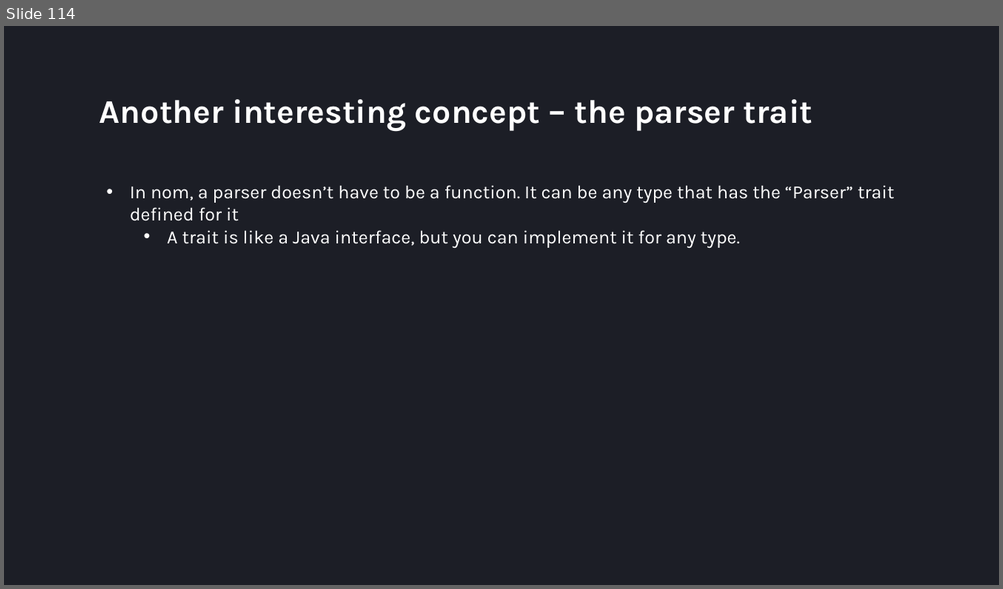
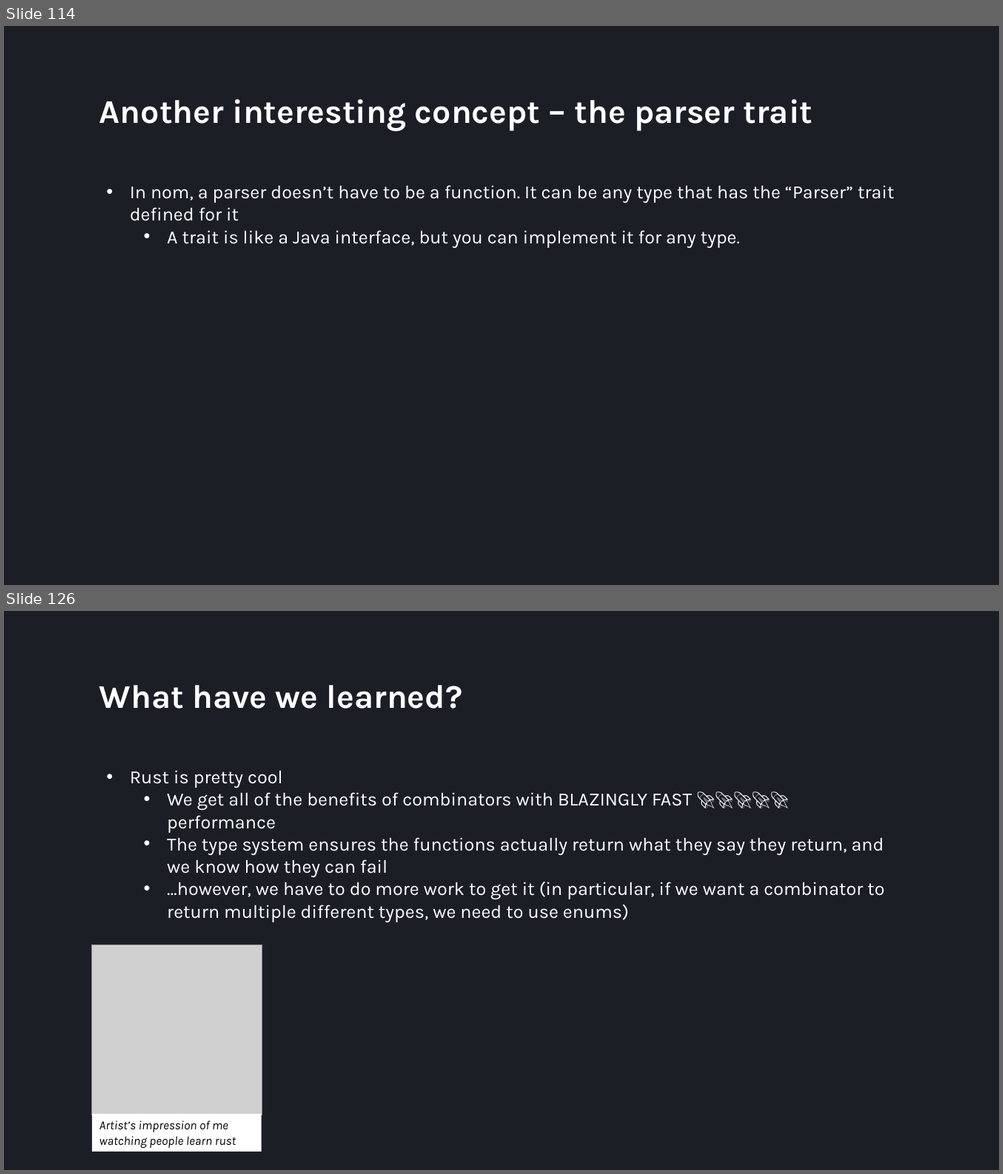
Before and after one commit to villuna/parsers-talk, a slide deck: presentation/presentation.pptx. Shown one above the other, each under a label of ours: slide 114 before the commit, slides 114 and 126 after it; the slides between them are not shown. The pictures are 1003x589 and 1003x1174 pixels, drawn with LibreOffice and Linux fonts; fonts in the diff are those of the drawing; grey boxes stand for pictures. Boxes give left, top, right and bottom in pixels: in the first picture for what was removed or moved away, otherwise in the second. Text is boxed around its words. In the diff, an @@ line names an element or a change of style, - is before the commit and + after.

```diff
--- a/presentation/presentation.pptx
+++ b/presentation/presentation.pptx
@@ slide 126 added at [4, 611, 999, 1170], background #1C1E26 @@
@@ title added at [99, 685, 463, 709], 32 pt, text #FFFFFF, bold @@
+What have we learned?
@@ text added at [130, 770, 884, 923], 18 pt, text #FFFFFF @@
+• Rust is pretty cool
+  • We get all of the benefits of combinators with BLAZINGLY FAST 🚀🚀🚀🚀🚀 performance
+  • The type system ensures the functions actually return what they say they return, and we know how they can fail
+  • …however, we have to do more work to get it (in particular, if we want a combinator to return multiple different types, we need to use enums)
@@ picture added at [92, 945, 262, 1116] @@
@@ rectangle added at [92, 1115, 262, 1152], fill #FFFFFF, 12 pt, text #000000, italic @@
+Artist’s impression of me watching people learn rust
```
Also in this commit, not shown: 1 slide changed, 35 other slides added, 1 slide removed, 5 other files.
